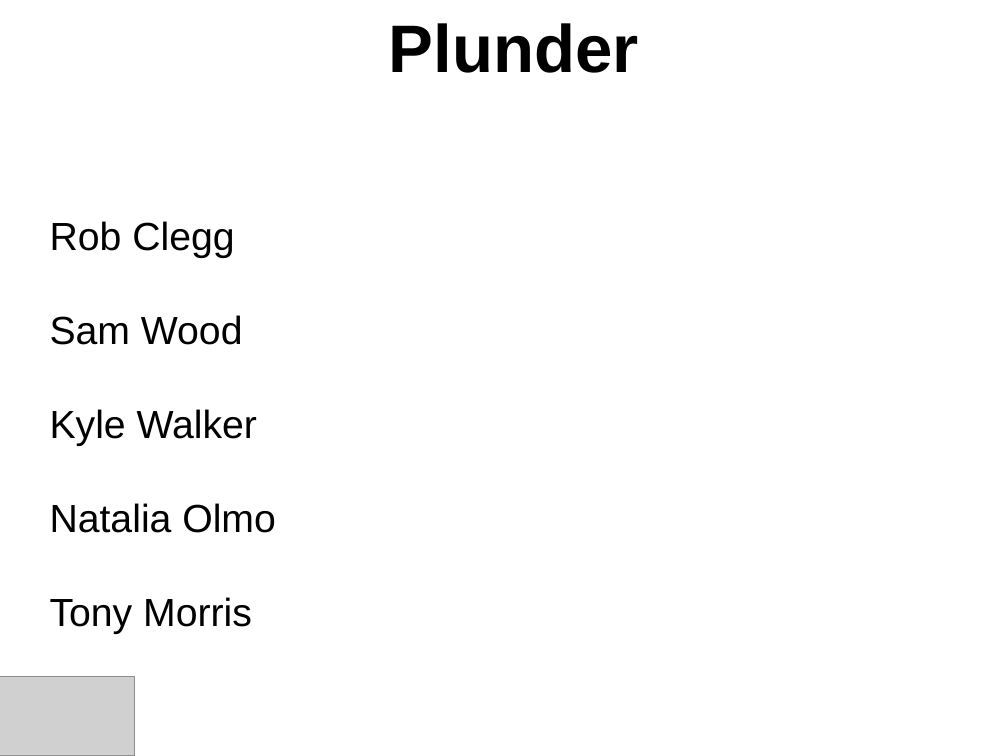
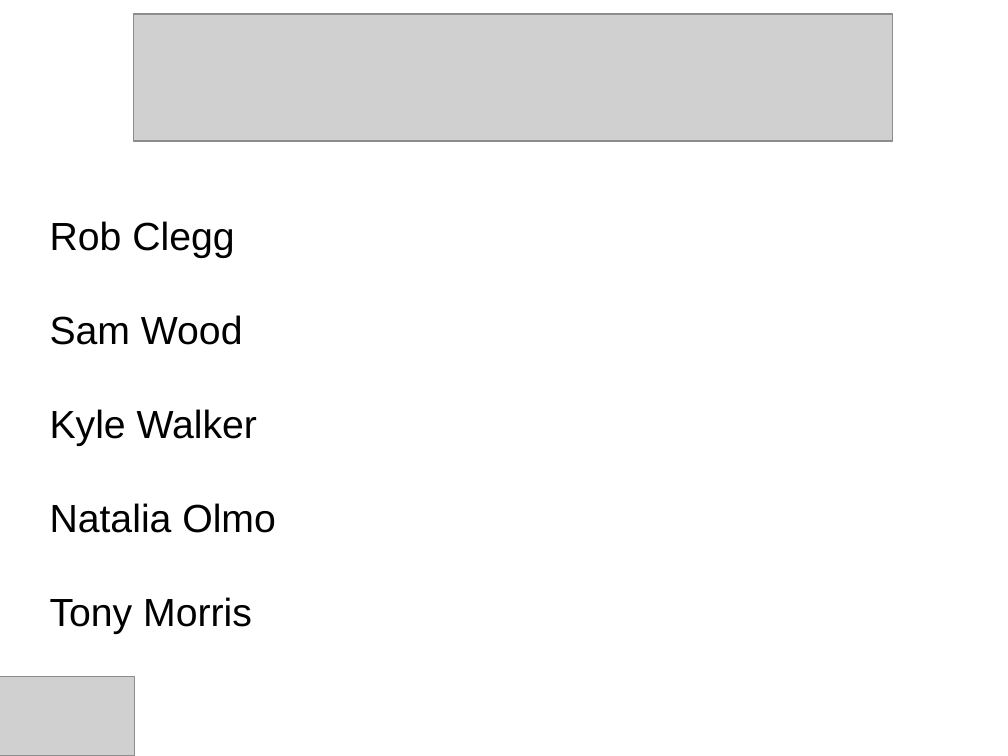
Before and after one commit to TonyDMorris/plunder-presentation, a slide deck: slide 1 of plunder.ppt. Drawn at 1008x756 pixels with LibreOffice and Linux fonts; fonts in the diff are those of the drawing; grey boxes stand for pictures; background and template pictures are left out. Boxes give left, top, right and bottom in pixels: in the first picture for what was removed or moved away, otherwise in the second. Text is boxed around its words. In the diff, an @@ line names an element or a change of style, - is before the commit and + after.

```diff
--- a/plunder.ppt
+++ b/plunder.ppt
@@ picture added at (x1=133, y1=14, x2=892, y2=141) @@
@@ text removed at (x1=389, y1=23, x2=639, y2=73) @@
-Plunder
```
Also in this commit, not shown: 1 other slide changed, 1 slide added, 1 slide removed, 1 other file.
